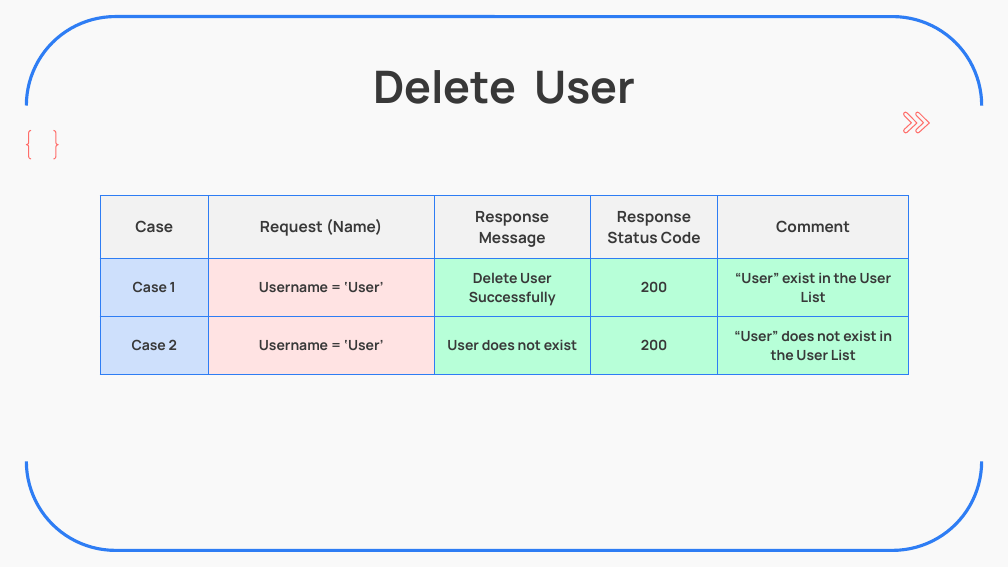
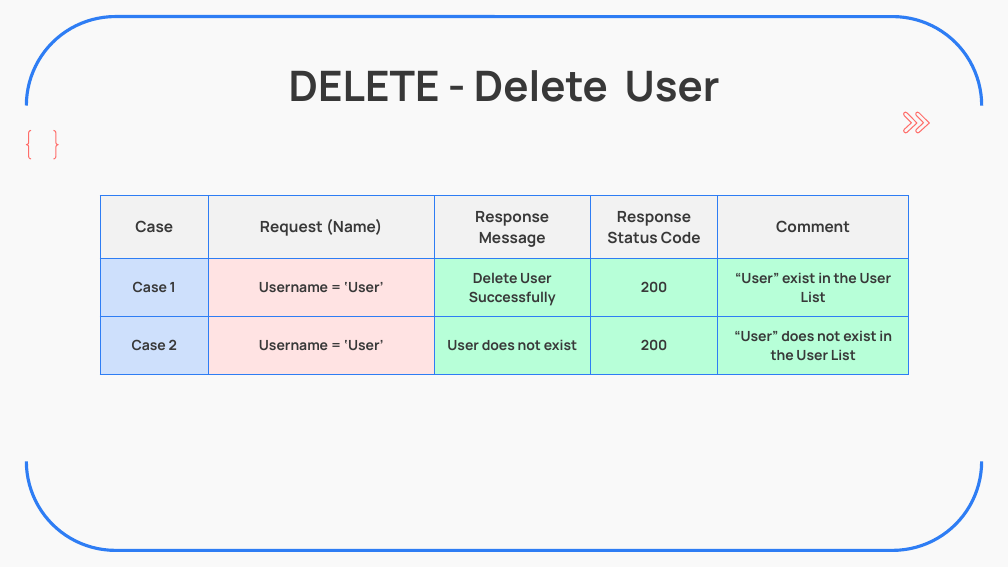
Before and after one commit to ZavierHuang/RESTFUL-API-DESIGN, a slide deck: slide 10 of 黃昱叡_SW2_Backend_Practice.pptx. Drawn at 1008x567 pixels with LibreOffice and Linux fonts; fonts in the diff are those of the drawing. Boxes give left, top, right and bottom in pixels: in the first picture for what was removed or moved away, otherwise in the second. Text is boxed around its words. In the diff, an @@ line names an element or a change of style, - is before the commit and + after.

```diff
--- a/黃昱叡_SW2_Backend_Practice.pptx
+++ b/黃昱叡_SW2_Backend_Practice.pptx
@@ title at (289, 70, 720, 102): text changed; size 32 to 30 pt @@
-Delete User
+DELETE - Delete User
```
Also in this commit, not shown: 14 other slides changed, 3 other files.
